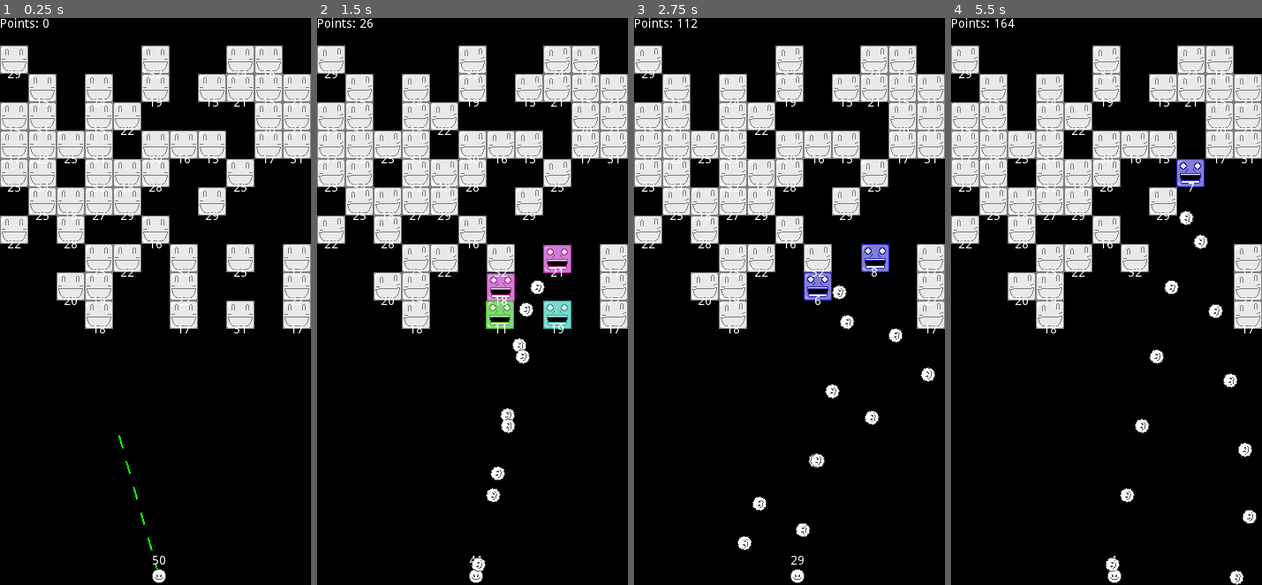
Above: before the commit, frames 1-4 (left to right).
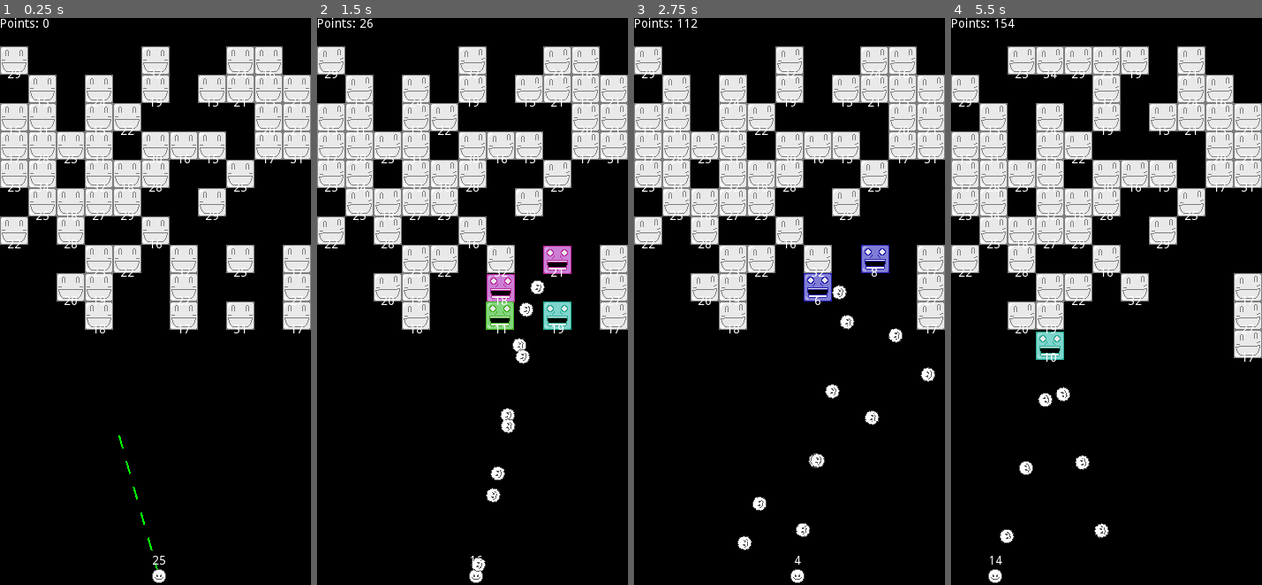
Above: after the commit, the same moments.

Repository: rafaelgdp/cute_brick
Game: Godot game, scene res://scenes/game.tscn
Two runs of this game, one before a commit and one after it. Both use one fixed random seed, a clock stepped at 60 frames per second and the inputs below.
Inputs (mouse positions are in pixels of both pictures, inside the frame that each line leads up to):
- Up to frame 1 (0.25 s): no input
- Up to frame 2 (1.5 s): move the mouse to (540, 273) at 0.52 s; click (540, 273) at 0.6 s; move the mouse to (410, 329) at 1.27 s; click (410, 329) at 1.35 s
- Up to frame 3 (2.75 s): move the mouse to (820, 176) at 2.02 s; click (820, 176) at 2.1 s
- Up to frame 4 (5.5 s): move the mouse to (1090, 414) at 2.77 s; click (1090, 414) at 2.85 s; move the mouse to (1199, 386) at 3.52 s; click (1199, 386) at 3.6 s; move the mouse to (1013, 216) at 4.27 s; click (1013, 216) at 4.35 s; move the mouse to (1122, 301) at 5.02 s; click (1122, 301) at 5.1 s

The runs differ from the first frame. In frame 1, 5.3% of the frame differs, in the area x 0-100%, y 4-97%; in frame 2, 5.5%; in frame 3, 5.2%; in frame 4, 28%, in the area x 0-100%, y 0-100%.

Commit message:
Add save game function

Diff:
--- a/project.godot
+++ b/project.godot
@@ -22,6 +22,7 @@
 [autoload]
 
 SIGN="*res://scripts/notification.gd"
+DATA="*res://scripts/data.gd"
 
 [display]
 
--- a/scenes/block.tscn
+++ b/scenes/block.tscn
@@ -280,9 +280,9 @@
 
 [node name="sprite" type="AnimatedSprite" parent="."]
 material = SubResource( 3 )
-position = Vector2( 0, -1 )
 frames = SubResource( 4 )
 animation = "hurt-red"
+frame = 1
 playing = true
 
 [node name="collision" type="CollisionShape2D" parent="."]
--- a/scenes/game.tscn
+++ b/scenes/game.tscn
@@ -81,3 +81,5 @@
 __meta__ = {
 "_edit_use_anchors_": false
 }
+
+[node name="save" type="Node2D" parent="."]
--- a/scenes/game_over.tscn
+++ b/scenes/game_over.tscn
@@ -60,6 +60,20 @@
 "_edit_use_anchors_": false
 }
 
+[node name="high_label" type="Label" parent="game_over_label"]
+margin_left = -116.0
+margin_top = 94.0
+margin_right = 236.0
+margin_bottom = 110.0
+custom_fonts/font = SubResource( 2 )
+custom_colors/font_color = Color( 0.835294, 0.839216, 0.498039, 1 )
+custom_colors/font_outline_modulate = Color( 0.698039, 0.654902, 0.133333, 1 )
+align = 1
+valign = 1
+__meta__ = {
+"_edit_use_anchors_": false
+}
+
 [node name="new_game" type="Button" parent="game_over_label"]
 margin_top = 200.0
 margin_right = 128.0
--- a/scripts/block.gd
+++ b/scripts/block.gd
@@ -1,5 +1,6 @@
 extends StaticBody2D
 
+# onready vars
 onready var skin = [
 	"white",		#0
 	"pink",			#1
@@ -26,21 +27,22 @@
 336  #9
 ]
 
+# Vars
 var color_idx = 0
 
+# Signals
 signal bonus_pts(bonus)
 
 func _ready():
-	var sprite = $sprite.get_material().duplicate(true)
-	$sprite.set_material(sprite)
 
+	# Set the skin
 	$sprite.play("idle-" + skin[color_idx])
+	#
 	$area.connect("hitted" , self , "on_area_hitted")
 	$area.connect("destroyed" , self , "on_area_destroyed")
 	$area.connect("change_anim" , self , "on_change_anim")
 
 func on_change_anim(color):
-	print("skin: " , skin[color])
 	$sprite.play("hurt-" + skin[color])
 	color_idx = color
 	$block_hit.play("hit")
@@ -51,15 +53,11 @@
 		$sprite.connect("animation_finished" , self , "on_anim_finished")
 
 func on_anim_finished():
-	print("skin2: " , skin[color_idx])
 	$sprite.play("idle-" + skin[color_idx])
 	$sprite.disconnect("animation_finished" , self , "on_anim_finished")
 
 func on_area_hitted():
 	$hit.play()
-#	if display < 0.1:
-#		display = 0.1
-#	$sprite.material.set_shader_param("show" , display)
 	yield($hit , "finished")
 
 func on_area_destroyed():
--- /dev/null
+++ b/scripts/data.gd
@@ -0,0 +1,27 @@
+extends Node
+
+const FILE_NAME = "user://game_data.json"
+
+var game = {
+	"high_score" : 0
+	}
+
+func save_game():
+	var file = File.new()
+	file.open(FILE_NAME , File.WRITE)
+	file.store_string(to_json(game))
+	file.close()
+
+func load_game():
+	var file = File.new()
+	if file.file_exists(FILE_NAME):
+		file.open(FILE_NAME , File.READ)
+		var data = parse_json(file.get_as_text())
+		file.close()
+		if typeof(data) == TYPE_DICTIONARY:
+			game = data
+		else:
+			printerr("Corrupted data!")
+
+	else:
+		printerr("No saved data!")
--- a/scripts/game.gd
+++ b/scripts/game.gd
@@ -6,6 +6,7 @@
 onready var pre_shoot = preload("res://scenes/shoot.tscn")
 onready var pre_game_over = preload("res://scenes/game_over.tscn")
 
+# Vars
 var stop = false
 var total_pts = 0
 var pts_counter = 0
@@ -14,6 +15,7 @@
 var health_bonus = 0
 var min_health_bonus = 0
 var hide_aim = false
+var best_score = 0
 
 #
 var brick_x_idx = [
@@ -42,9 +44,12 @@
 336  #9
 ]
 
+# Constants
 const LINE_LENGTH = 15
 
 func _ready():
+	$save.add_to_group("persist")
+
 # Call add_bricks to add the initial blocks
 	add_bricks(brick_y_idx.size())
 	add_shooter()
@@ -133,6 +138,7 @@
 func on_bonus_pts(bonus):
 	total_pts += bonus
 
+# Update the cartridge label
 func on_update_cartridge(cartridge):
 	$shoot_sprite/shoot_label.text = cartridge
 
@@ -158,11 +164,21 @@
 		add_display()
 	else:
 		pass
+	best_score = DATA.game.high_score
+	if total_pts > best_score:
+		DATA.game.high_score = total_pts
+		DATA.save_game()
+	else:
+		pass
 
 func add_display():
 	go_node = pre_game_over.instance()
 	call_deferred("add_child" , go_node)
 	go_node.get_node("game_over_label/go_pts_label").text = str("Total Points\n" , total_pts)
+	if total_pts > DATA.game.high_score:
+		go_node.get_node("game_over_label/high_label").text = str("NEW HIGH SCORE!")
+	else:
+		pass
 
 # Function
 func on_new_game():
--- a/scripts/hit_block.gd
+++ b/scripts/hit_block.gd
@@ -40,8 +40,6 @@
 	emit_signal("change_anim" , color)
 	health -= damage
 	emit_signal("pts" , damage)
-
-#	var show_lv : float = health / init_health
 	emit_signal("hitted")
 	if health <= 0:
 		emit_signal("destroyed")
--- a/scripts/new_game.gd
+++ b/scripts/new_game.gd
@@ -4,10 +4,6 @@
 
 func _ready():
 	SIGN.connect("clear_screen" , self , "on_clear_screen")
-
-
-#func _on_new_game_pressed():
-#	SIGN.emit_signal("new_game")
 
 func _on_new_game_label_mouse_entered():
 	new_game_label.add_color_override("font_color" , Color(1,0,0,1))
--- a/scripts/shoot.gd
+++ b/scripts/shoot.gd
@@ -1,9 +1,8 @@
 extends KinematicBody2D
-
-
+# Vars
 var ball = preload("res://scenes/ball.tscn")
 var velocity = Vector2()
-export (int) var init_cartridge = 50
+export (int) var init_cartridge = 25
 var cartridge = init_cartridge
 var initial_pos = Vector2()
 var wait = true
@@ -17,7 +16,6 @@
 func get_input():
 	velocity = Vector2()
 	var m_input = Input.is_action_just_released("ui_shoot")
-#	var m_input = Input.is_action_just_pressed("ui_shoot")
 	if m_input:
 		if wait:
 			initial_pos = get_global_mouse_position() - $muzzle.global_position
@@ -39,7 +37,6 @@
 		cartridge -= 1
 		$interval.start()
 	if cartridge == 0:
-		print()
 		$interval.stop()
 		var g : float = get_tree().get_nodes_in_group("balls").size()
 		g_max = g
@@ -59,17 +56,3 @@
 	cartridge = init_cartridge
 	wait = waiting
 	SIGN.emit_signal("aim" , false)
-
-#func change_speed():
-#	var mult:float = 0
-#	var g:float = get_tree().get_nodes_in_group("balls").size()
-#	if g_max != null && g_max != 0 && g != 0:
-#		print("g_max: " , g_max , "/ g: " , g)
-#		var div:float = g_max / g
-#		mult = div
-#		print("mult: " , mult)
-#	print(is_instance_valid(b))
-#	if is_instance_valid(b) && b != null:
-#		b.speed = 800 * mult
-##		print("b.speed: " , b.speed)
-#	pass
Binary file removed: sprites/10th_level_block.png
Binary file removed: sprites/1st_level_block.png
Binary file removed: sprites/2nd_level_block.png
Binary file removed: sprites/3rd_level_block.png
Binary file removed: sprites/4th_level_block.png
Binary file removed: sprites/5th_level_block.png
Binary file removed: sprites/6th_level_block.png
Binary file removed: sprites/7th_level_block.png
Binary file removed: sprites/8th_level_block.png
Binary file removed: sprites/9th_level_block.png
Binary file removed: sprites/number-1.png
Binary file removed: sprites/number-2.png
(and 12 more such lines)
